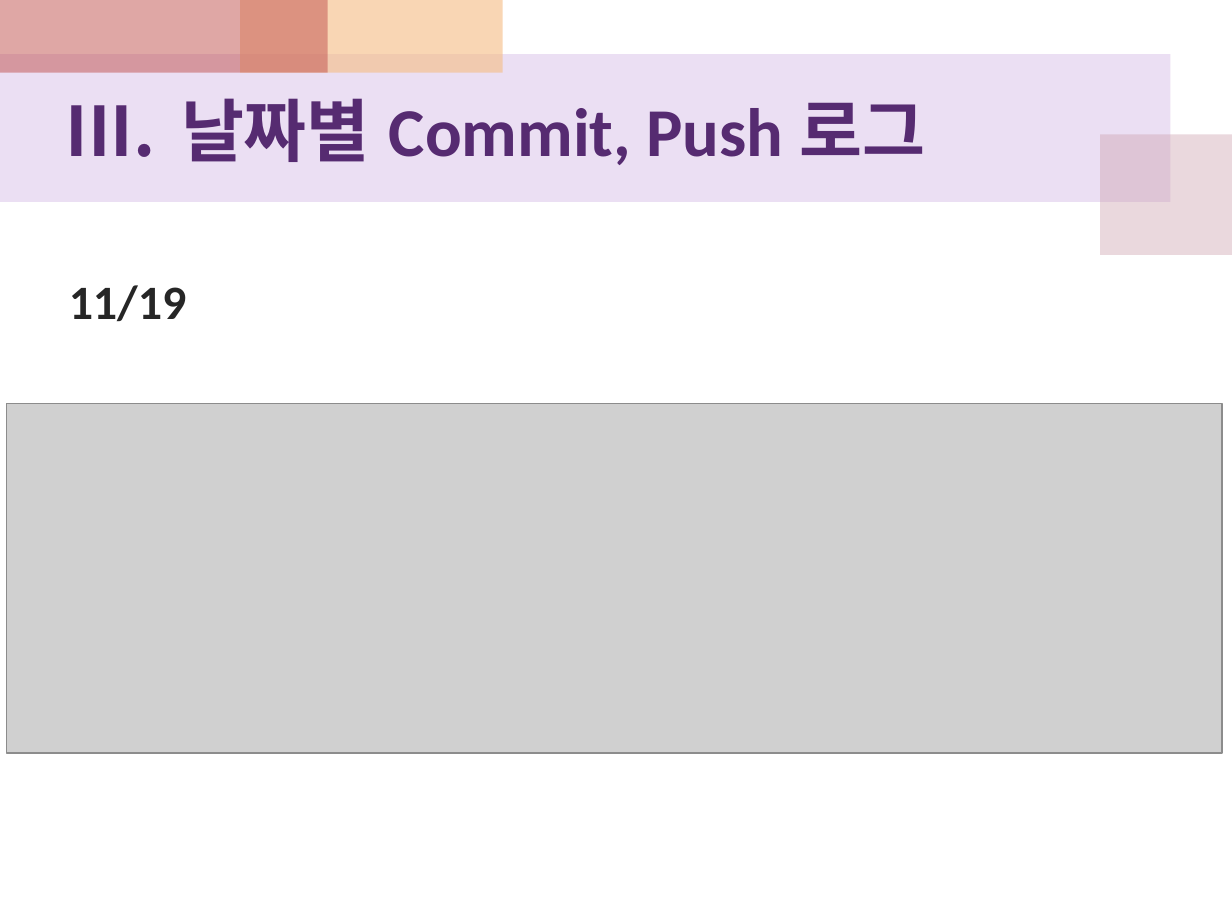
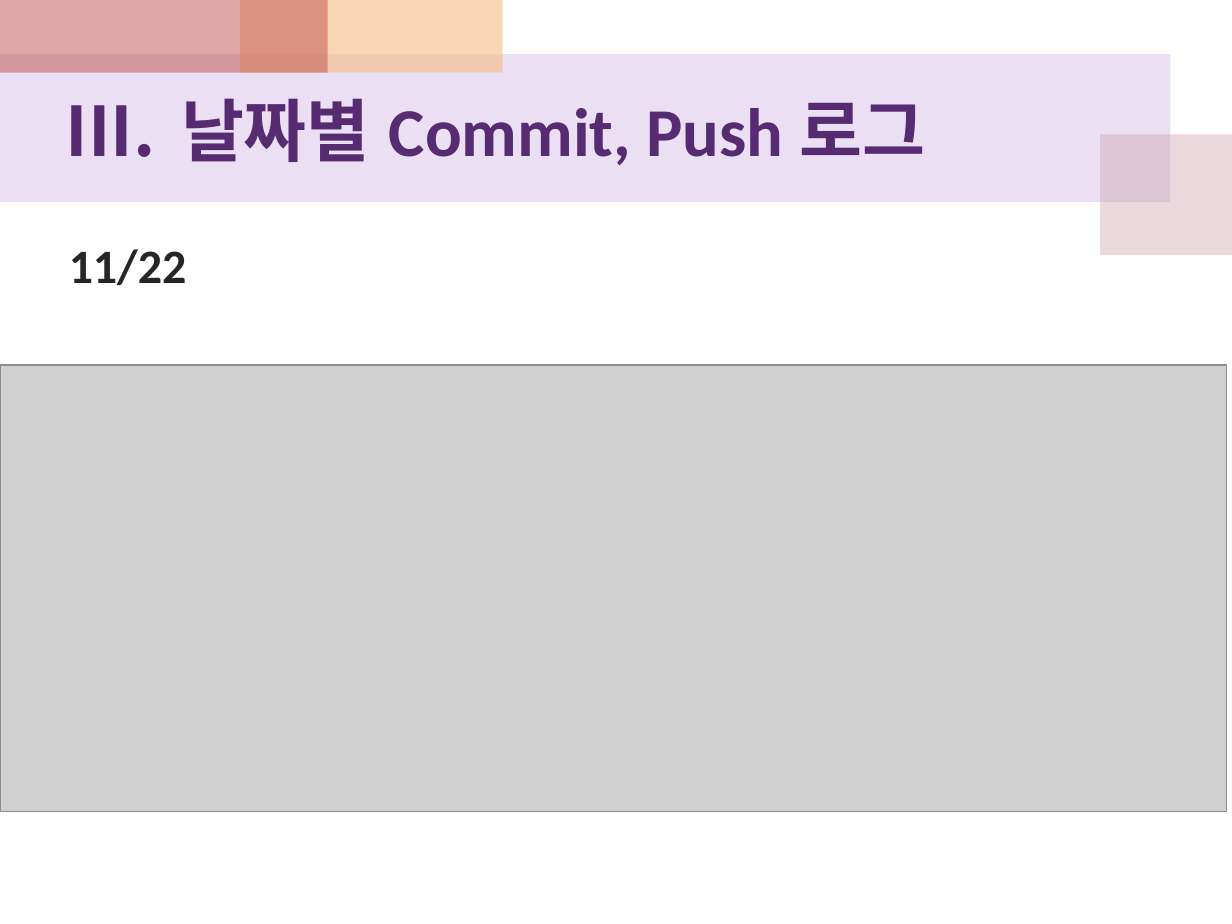
Before and after one commit to xogns520/nanami, a slide deck: slide 8 of 중간보고서/테라무쌍_2주차중간보고.pptx. Drawn at 1232x924 pixels with LibreOffice and Linux fonts; fonts in the diff are those of the drawing; grey boxes stand for pictures. Boxes give left, top, right and bottom in pixels: in the first picture for what was removed or moved away, otherwise in the second. Text is boxed around its words. In the diff, an @@ line names an element or a change of style, - is before the commit and + after.

```diff
--- a/중간보고서/테라무쌍_2주차중간보고.pptx
+++ b/중간보고서/테라무쌍_2주차중간보고.pptx
@@ text at [69, 249, 187, 286]: text changed @@
-11/19
+11/22
@@ picture: place and size @@
-picture at [6, 404, 1222, 753]
+picture at [0, 365, 1227, 811]
```
Also in this commit, not shown: 5 other slides changed, 3 slides added.
